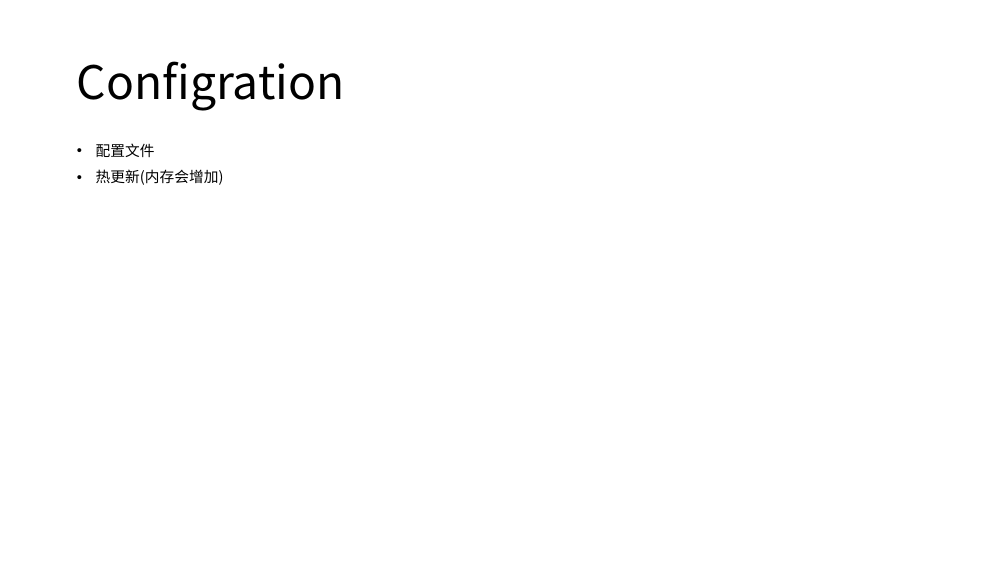
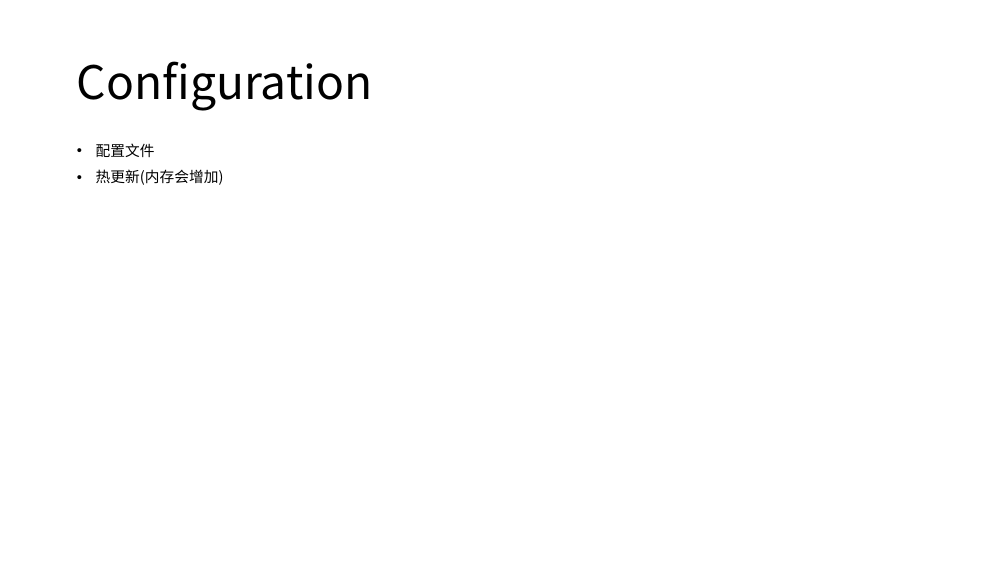
Before and after one commit to axzxs2001/aspnetcore5.0, a slide deck: slide 6 of aspnetcore3.0course/docs/aspnetcore3.0course.pptx. Drawn at 1008x567 pixels with LibreOffice and Linux fonts; fonts in the diff are those of the drawing. Boxes give left, top, right and bottom in pixels: in the first picture for what was removed or moved away, otherwise in the second. Text is boxed around its words. In the diff, an @@ line names an element or a change of style, - is before the commit and + after.

```diff
--- a/aspnetcore3.0course/docs/aspnetcore3.0course.pptx
+++ b/aspnetcore3.0course/docs/aspnetcore3.0course.pptx
@@ title at (77,61,373,111): text changed @@
-Configration
+Configuration
```
Also in this commit, not shown: 2 other slides changed, 9 other files.
